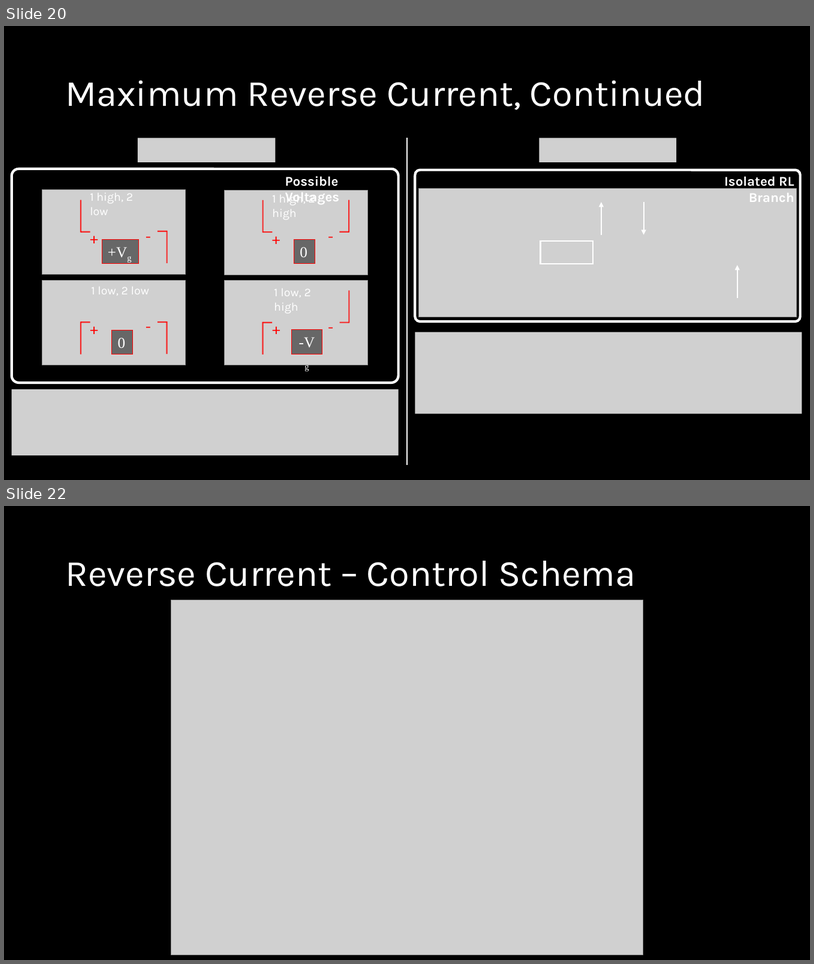
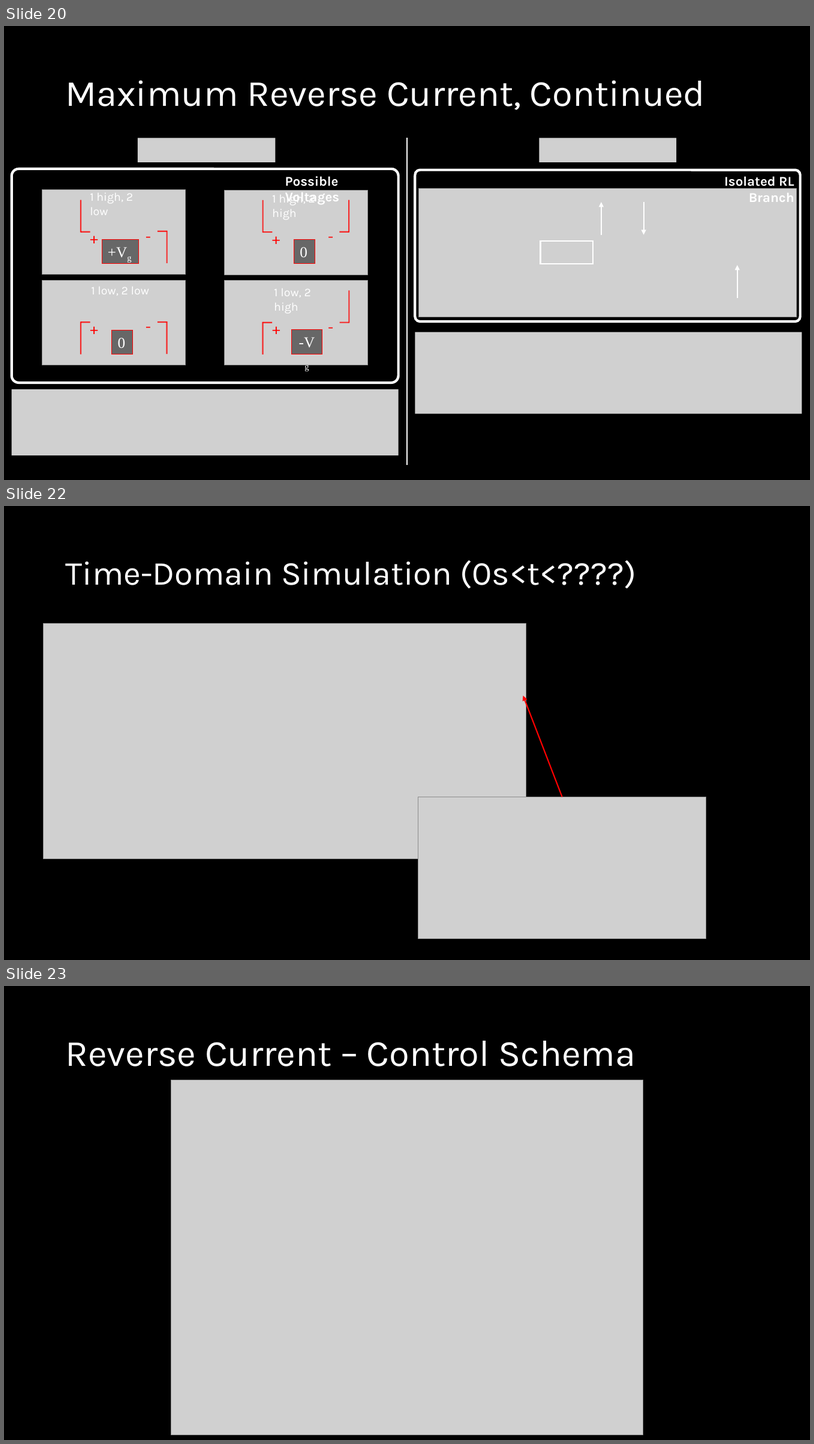
Before and after one commit to ut-ras/rm_electrical-supercap_v2, a slide deck: UT Robomasters – Supercap Power Stage Modeling.pptx. Shown one above the other, each under a label of ours: slides 20 and 22 before the commit, slides 20, 22 and 23 after it; the slides between them are not shown. The pictures are 814x964 and 814x1444 pixels, drawn with LibreOffice and Linux fonts; fonts in the diff are those of the drawing; grey boxes stand for pictures. Boxes give left, top, right and bottom in pixels: in the first picture for what was removed or moved away, otherwise in the second. Text is boxed around its words. In the diff, an @@ line names an element or a change of style, - is before the commit and + after.

```diff
--- a/UT Robomasters – Supercap Power Stage Modeling.pptx
+++ b/UT Robomasters – Supercap Power Stage Modeling.pptx
@@ slide 22 added at (x1=4, y1=506, x2=810, y2=960), background #000000 @@
@@ title added at (x1=65, y1=560, x2=637, y2=589), 40 pt, text #FFFFFF @@
+Time-Domain Simulation (0s<t<????)
@@ picture added at (x1=44, y1=624, x2=526, y2=859) @@
@@ arrow added from (563, 797) to (524, 696), #FF0000 1.5 pt @@
@@ picture added at (x1=419, y1=797, x2=707, y2=939) @@
@@ what was slide 22 is now slide 23 @@
```
Also in this commit, not shown: 1 slide changed, 1 other slide added, 2 other files.
